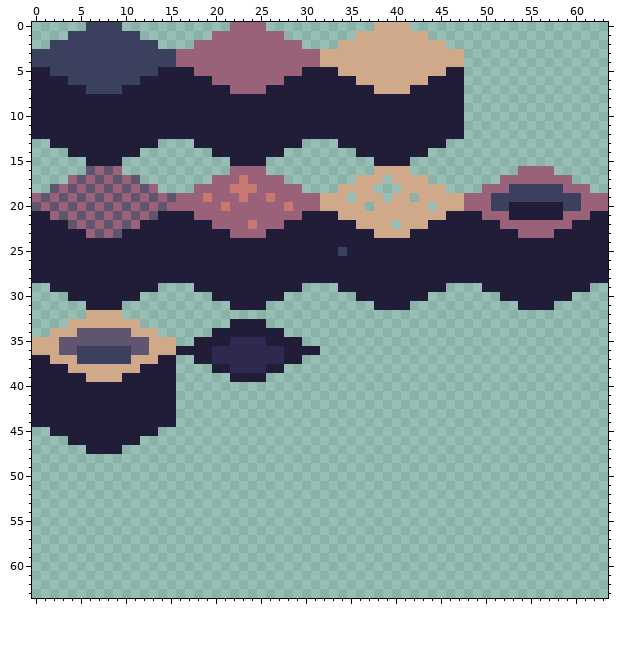
Pixel-art file, stored at sprites/grid_tiles.aseprite. The first picture shows the starting point.
64x64 pixels, 1 frame.
The same view after the edit:
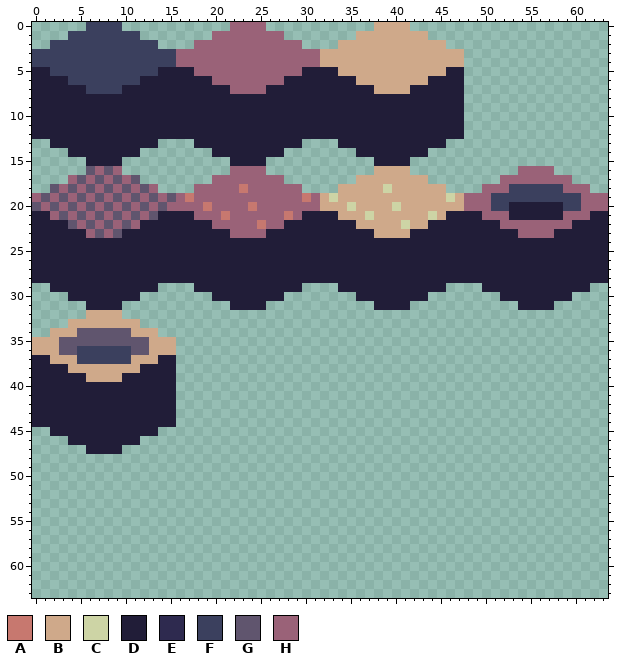
Palette (. is transparent): A #c7786f  B #cfa98a  C #cdd4a5  D #211d38  E #2e2a4f  F #3b405e  G #60556e  H #9a6278
What changed:
layer "Layer" added
layer "Layer 1" added
layer "Layer 2" removed
Changed rows in their new state; - is an unchanged pixel.
first column x 17:
17 ------H---------------B-------
18 -----H-H-------------BCB------
19 A-H---H--H---A--C-B---B--B---C
20 --A-H--A---H------C-B--C---B--
21 ----A------A--------C------C--
22 -------HA--------------BC-----
25 -----------------D------------
first column x 16:
33 ------....------
34 ----........----
35 --............--
36 ................
37 --............--
38 ----........----
39 ------....------
Changed places in both pictures, as pixel boxes (x1, y1, x2, y2):
changed: (185, 175, 455, 256)
erased: (176, 319, 320, 382)
